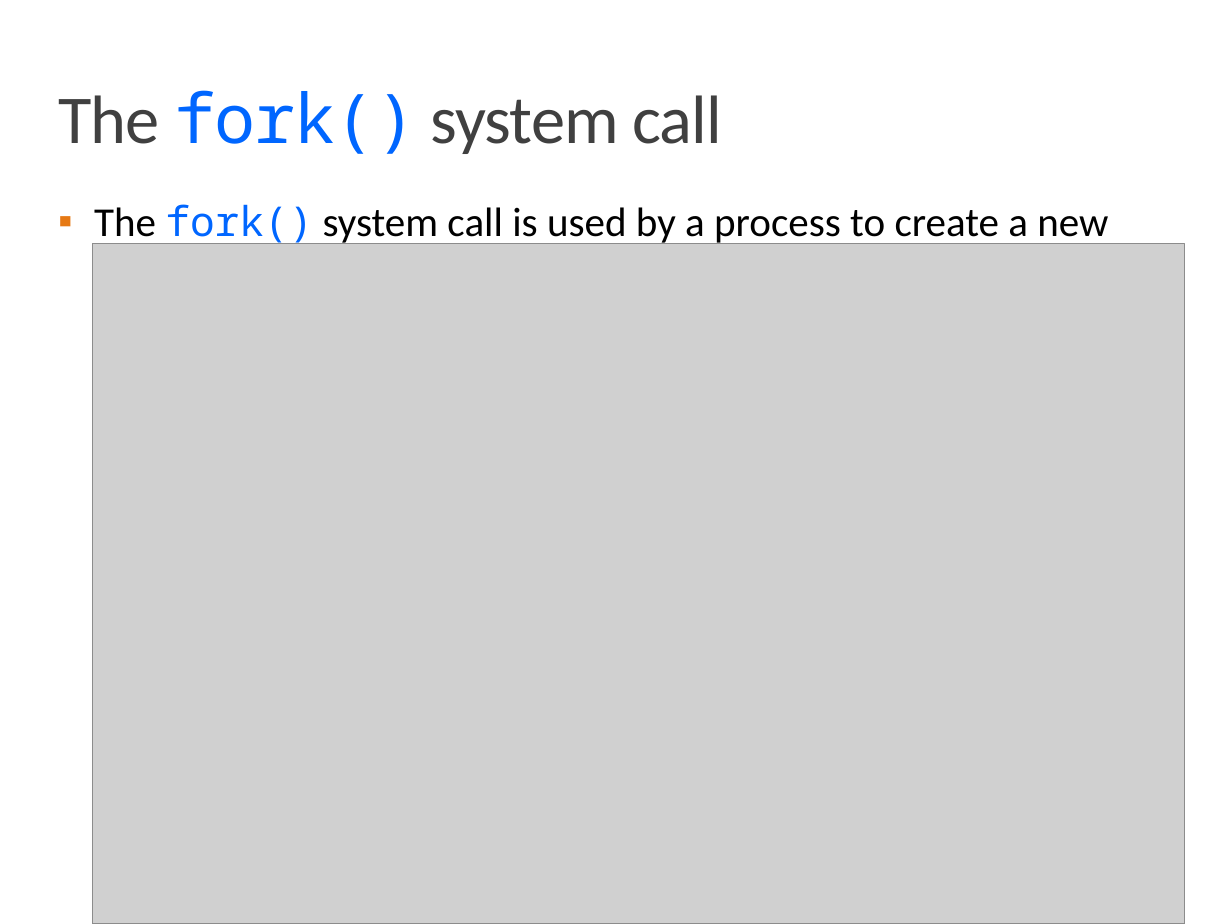
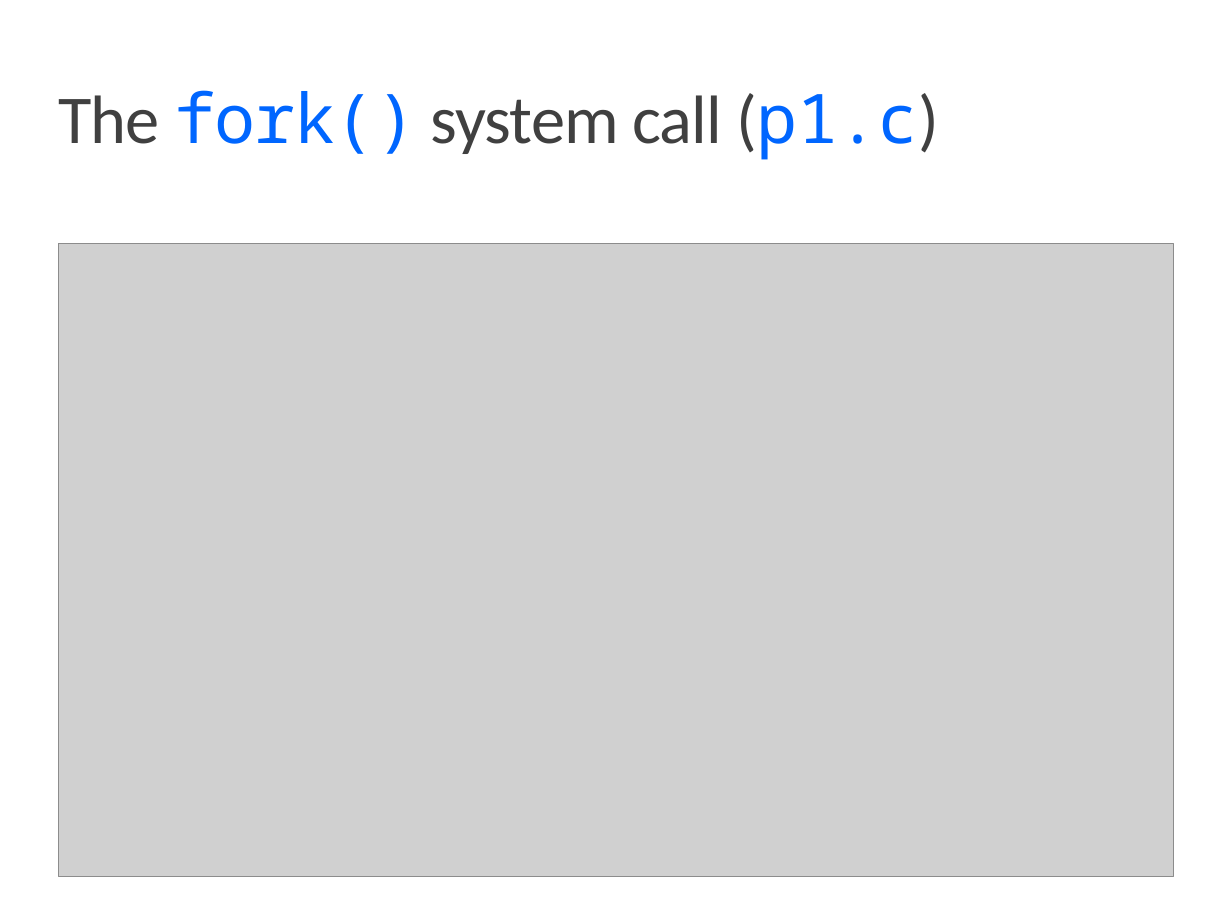
Before and after one commit to CattoAJ/MC504-2018s2, a slide deck: slide 4 of notebooks/nb180808/MC504-2018s2-T02-The_Process_API.pptx. Drawn at 1232x924 pixels with LibreOffice and Linux fonts; fonts in the diff are those of the drawing; grey boxes stand for pictures. Boxes give left, top, right and bottom in pixels: in the first picture for what was removed or moved away, otherwise in the second. Text is boxed around its words. In the diff, an @@ line names an element or a change of style, - is before the commit and + after.

```diff
--- a/notebooks/nb180808/MC504-2018s2-T02-The_Process_API.pptx
+++ b/notebooks/nb180808/MC504-2018s2-T02-The_Process_API.pptx
@@ title at box(58, 90, 939, 159): text changed @@
-The fork() system call
+The fork() system call (p1.c)
@@ text removed at box(94, 204, 1108, 247) @@
-▪ The fork() system call is used by a process to create a new one.
@@ picture: place and size @@
-picture at box(92, 244, 1185, 924)
+picture at box(58, 244, 1174, 876)
```
Also in this commit, not shown: 1 other slide changed, 10 slides added, 2 slides removed, 6 other files.
